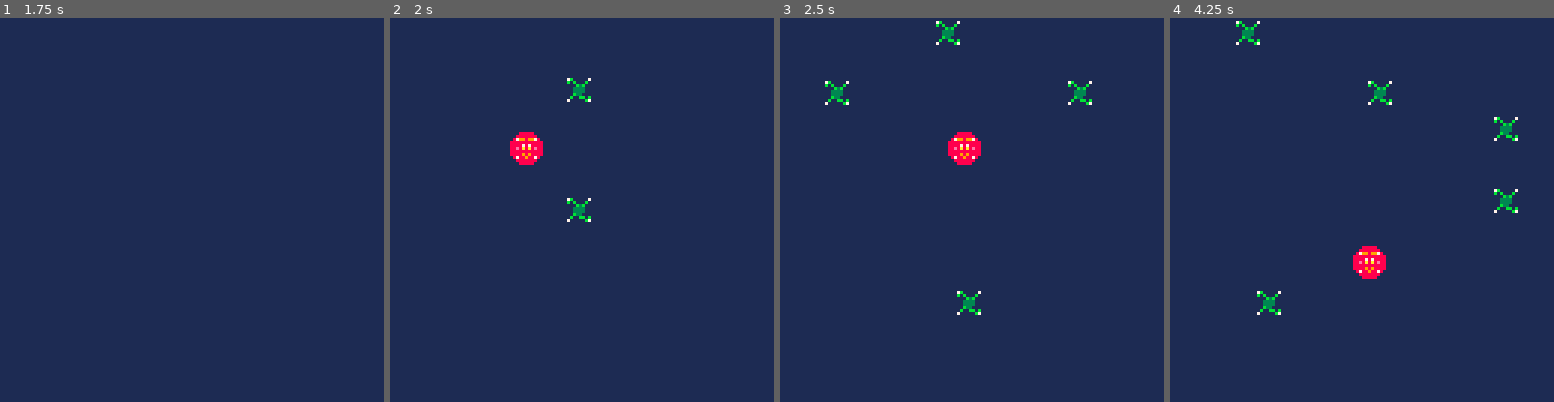
Above: before the commit, frames 1-4 (left to right).
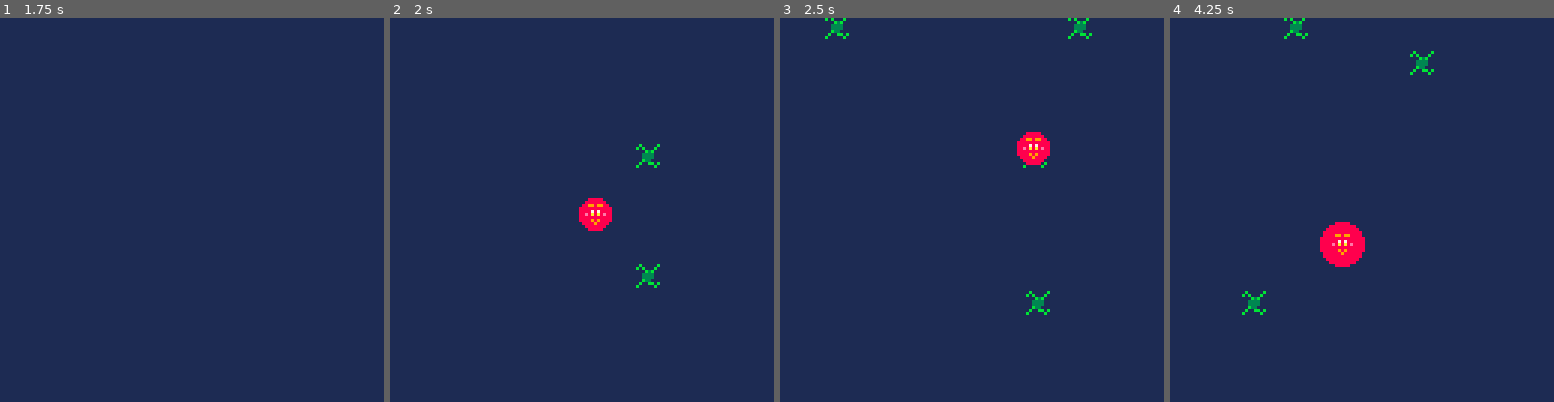
Above: after the commit, the same moments.

Repository: acmcpheron02/beeg
Game: PICO-8 cartridge beeg.p8
The game is run twice, just before and just after one commit, with the same random seed, the same clock (stepped at 60 frames per second) and the same inputs.
Inputs:
- Up to frame 1 (1.75 s): tap X (X key) at 0.33, 1.07 s; hold Right from 1.6 s (still down)
- Up to frame 2 (2 s): keep holding Right; tap X (X key) at 1.85 s
- Up to frame 3 (2.5 s): release Right at 2.1 s; hold Up 2.15-2.42 s; hold Right from 2.47 s (still down)
- Up to frame 4 (4.25 s): tap X (X key) at 2.97, 4.08 s; release Right at 3.03 s; hold Left 3.08-3.58 s; hold Down 3.63-3.97 s; hold Right from 4.02 s (still down)

Frame 1 is identical in both runs. In frame 2, 1.7% of the frame differs, in the area x 31-71%, y 15-71%; in frame 3, 2.3%; in frame 4, 2.8%, in the area x 17-91%, y 0-78%.

Commit message:
Fixed issue with attach() math

Diff:
--- a/beeg.p8
+++ b/beeg.p8
@@ -1,7 +1,7 @@
 pico-8 cartridge // http://www.pico-8.com
 version 39
 __lua__
-debug = true
+debug = false
 
 scene = "title"
 ani = -1
@@ -270,8 +270,8 @@
 
 function make_camera()
   local c = {}
-  c.posX = player.x
-  c.posY = player.y
+  c.posX = player.x - 62
+  c.posY = player.y - 62
   function c.cameraDraw()
     local bounds = 24
     local offset = 64
@@ -289,13 +289,13 @@
 end
 
 function attach(pl, t)
-  local tr = 75 --target ratio
+  local tr = 5 --target ratio
   local er = sqrt(pl.size)*0.4 --eat range
   t.x=(pl.x*t.attSp + t.x*tr)/(t.attSp+tr)
   t.y=(pl.y*t.attSp + t.y*tr)/(t.attSp+tr)
   if abs(t.x-pl.x) < er and abs(t.y-pl.y) < er then
     eat(pl, t)
-  else t.attSp += 1
+  else t.attSp += 0.5
   end
 end
 
